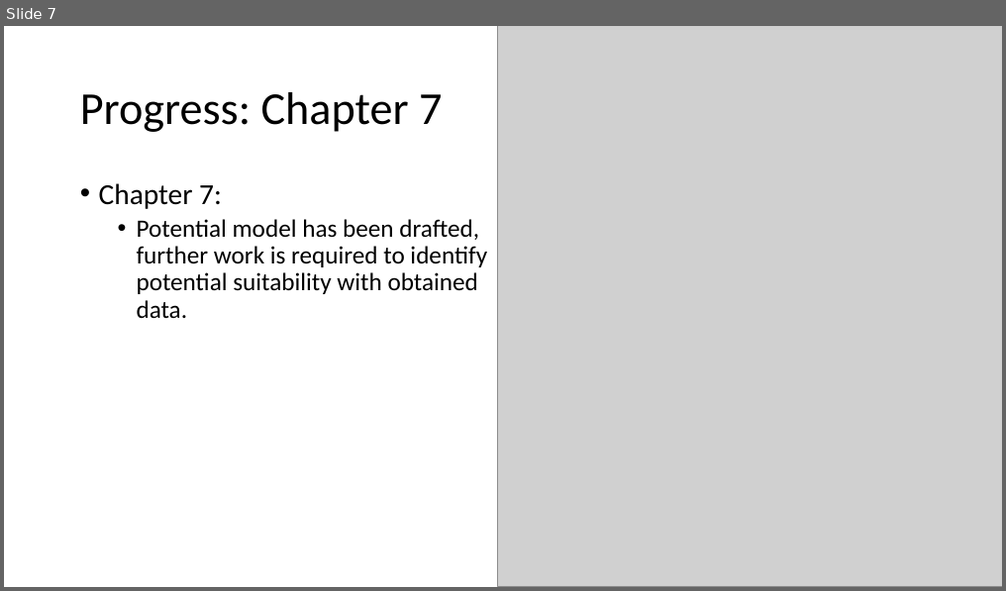
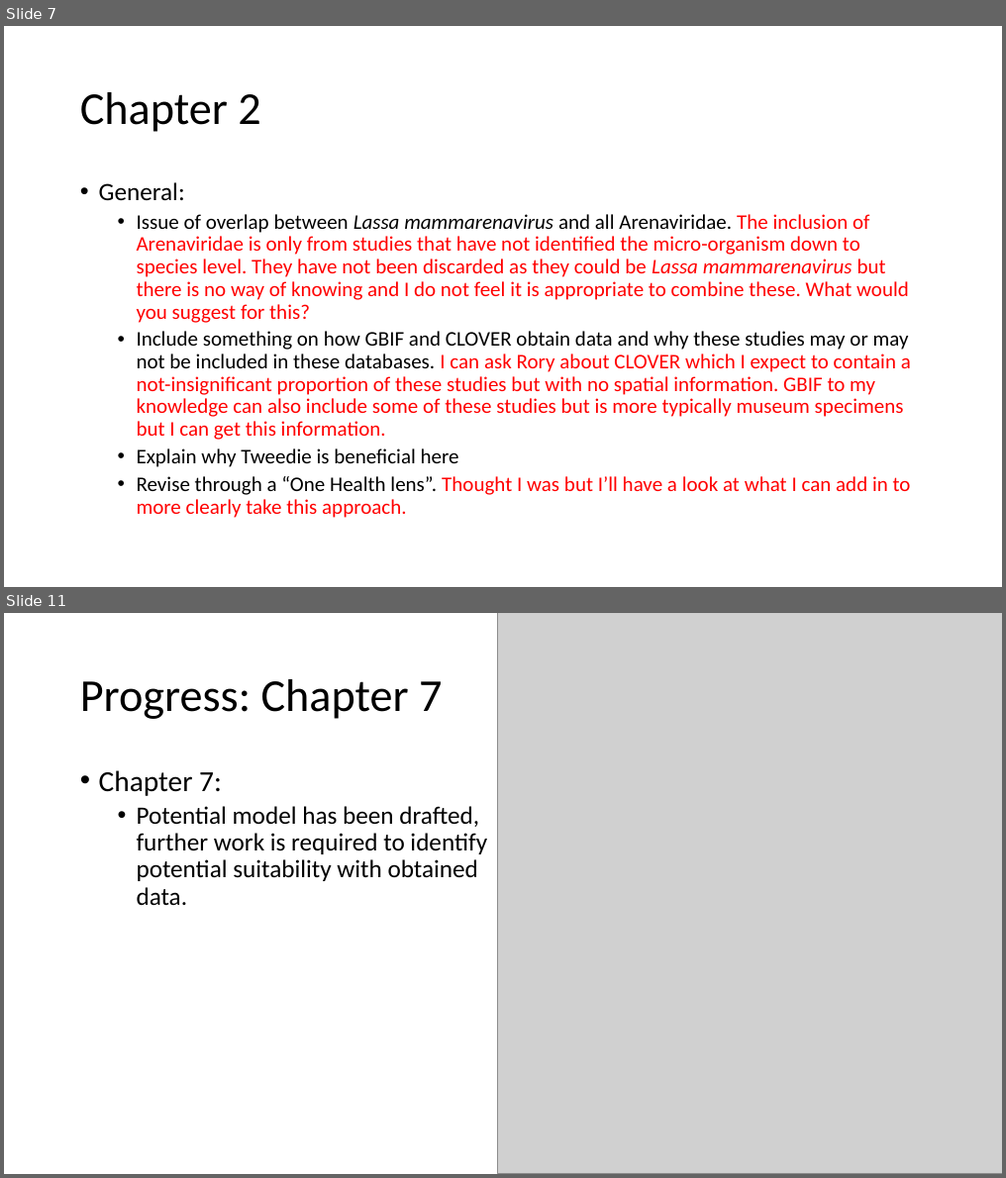
Before and after one commit to DidDrog11/phd_project, a slide deck: reports/supervisor_meeting_update/meeting_presentation_2022-10-27.pptx. Shown one above the other, each under a label of ours: slide 7 before the commit, slides 7 and 11 after it; the slides between them are not shown. The pictures are 1006x591 and 1006x1178 pixels, drawn with LibreOffice and Linux fonts; fonts in the diff are those of the drawing; grey boxes stand for pictures. Boxes give left, top, right and bottom in pixels: in the first picture for what was removed or moved away, otherwise in the second. Text is boxed around its words. In the diff, an @@ line names an element or a change of style, - is before the commit and + after.

```diff
--- a/reports/supervisor_meeting_update/meeting_presentation_2022-10-27.pptx
+++ b/reports/supervisor_meeting_update/meeting_presentation_2022-10-27.pptx
@@ slide 7 added at <box>4,26,1002,587</box>, background #FFFFFF @@
@@ title added at <box>80,92,260,132</box>, 44 pt, text #000000 @@
+Chapter 2
@@ text added at <box>99,182,911,518</box>, 20 pt, text #FF0000 @@
+• General:
+  • Issue of overlap between Lassa mammarenavirus and all Arenaviridae. The inclusion of Arenaviridae is only from studies that have not identified the micro-organism down to species level. They have not been discarded as they could be Lassa mammarenavirus but there is no way of knowing and I do not feel it is appropriate to combine these. What would you suggest for this?
+  • Include something on how GBIF and CLOVER obtain data and why these studies may or may not be included in these databases. I can ask Rory about CLOVER which I expect to contain a not-insignificant proportion of these studies but with no spatial information. GBIF to my knowledge can also include some of these studies but is more typically museum specimens but I can get this information.
+  • Explain why Tweedie is beneficial here
+  • Revise through a “One Health lens”. Thought I was but I’ll have a look at what I can add in to more clearly take this approach.
@@ what was slide 7 is now slide 11 @@
```
Also in this commit, not shown: 5 slides changed, 4 other slides added, 2 slides removed, 1 other file.
